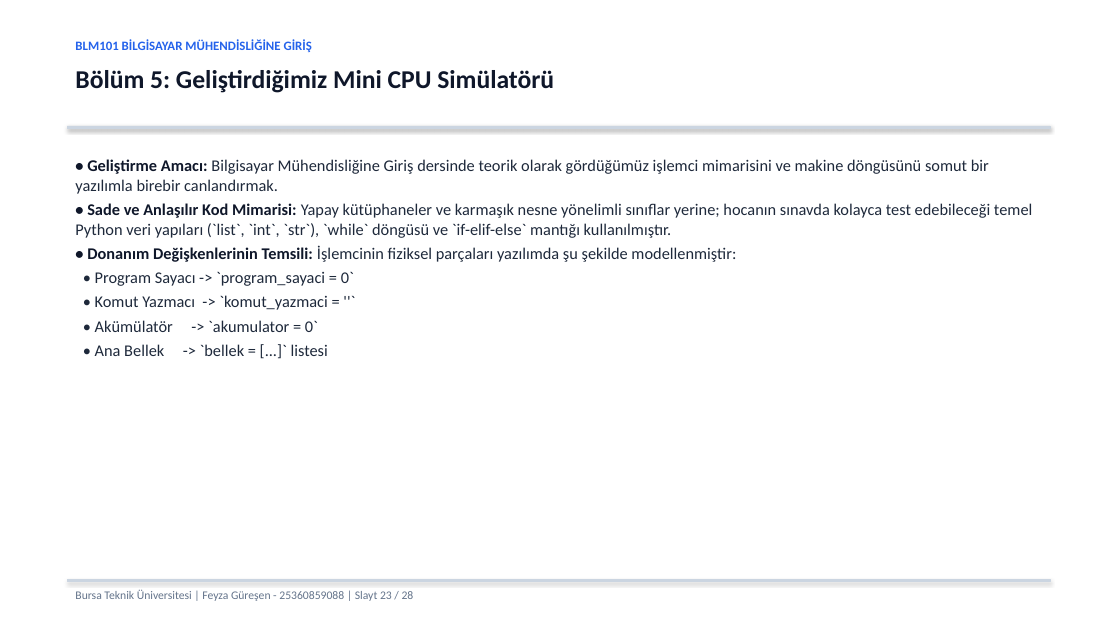
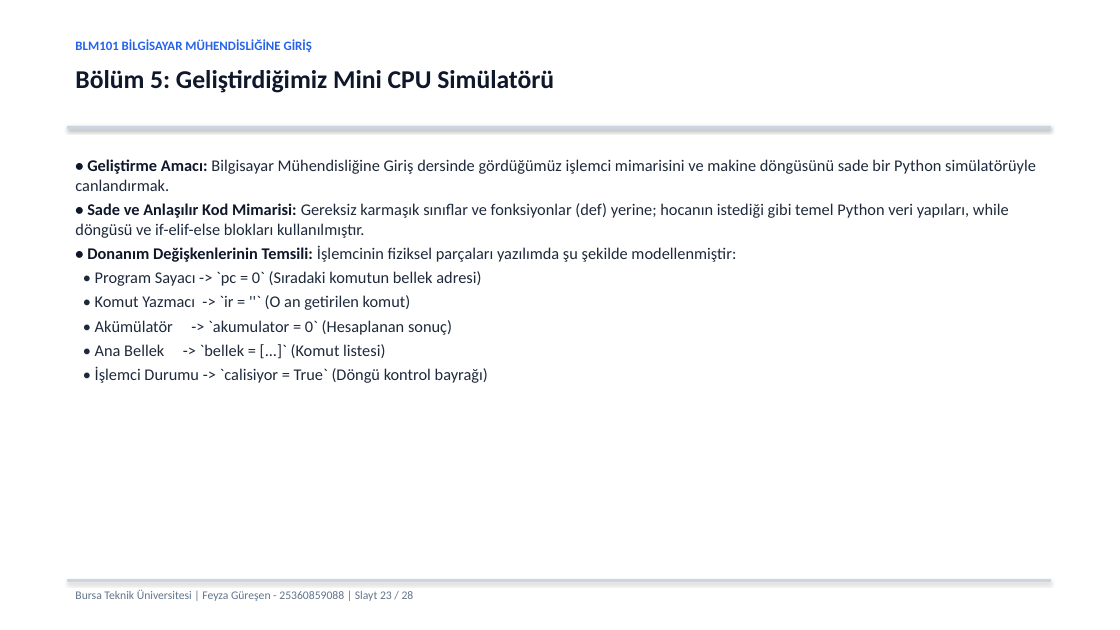
Before and after one commit to feyzaguresen/BLM101_25360859088_FeyzaGuresen, a slide deck: slide 23 of sunum.pptx. Drawn at 1120x630 pixels with LibreOffice and Linux fonts; fonts in the diff are those of the drawing. Boxes give left, top, right and bottom in pixels: in the first picture for what was removed or moved away, otherwise in the second. Text is boxed around its words. In the diff, an @@ line names an element or a change of style, - is before the commit and + after.

Commit message:
Makine dongusu ve akumulator aciklamalari ogrenci tonuna uyarlandi, sunum ve kod guncellendi

```diff
--- a/sunum.pptx
+++ b/sunum.pptx
@@ text at (x1=75, y1=159, x2=1036, y2=383): text changed @@
-• Geliştirme Amacı: Bilgisayar Mühendisliğine Giriş dersinde teorik olarak gördüğümüz işlemci mimarisini ve makine döngüsünü somut bir yazılımla birebir canlandırmak.
-• Sade ve Anlaşılır Kod Mimarisi: Yapay kütüphaneler ve karmaşık nesne yönelimli sınıflar yerine; hocanın sınavda kolayca test edebileceği temel Python veri yapıları (`list`, `int`, `str`), `while` döngüsü ve `if-elif-else` mantığı kullanılmıştır.
-• Donanım Değişkenlerinin Temsili: İşlemcinin fiziksel parçaları yazılımda şu şekilde modellenmiştir:
-• Program Sayacı -> `program_sayaci = 0`
-• Komut Yazmacı -> `komut_yazmaci = ''`
-• Akümülatör -> `akumulator = 0`
-• Ana Bellek -> `bellek = [...]` listesi
+• Geliştirme Amacı: Bilgisayar Mühendisliğine Giriş dersinde gördüğümüz işlemci mimarisini ve makine döngüsünü sade bir Python simülatörüyle canlandırmak.
+• Sade ve Anlaşılır Kod Mimarisi: Gereksiz karmaşık sınıflar ve fonksiyonlar (def) yerine; hocanın istediği gibi temel Python veri yapıları, while döngüsü ve if-elif-else blokları kullanılmıştır.
+• Donanım Değişkenlerinin Temsili: İşlemcinin fiziksel parçaları yazılımda şu şekilde modellenmiştir:
+• Program Sayacı -> `pc = 0` (Sıradaki komutun bellek adresi)
+• Komut Yazmacı -> `ir = ''` (O an getirilen komut)
+• Akümülatör -> `akumulator = 0` (Hesaplanan sonuç)
+• Ana Bellek -> `bellek = [...]` (Komut listesi)
+• İşlemci Durumu -> `calisiyor = True` (Döngü kontrol bayrağı)
```
Also in this commit, not shown: 12 other slides changed, 3 other files.
